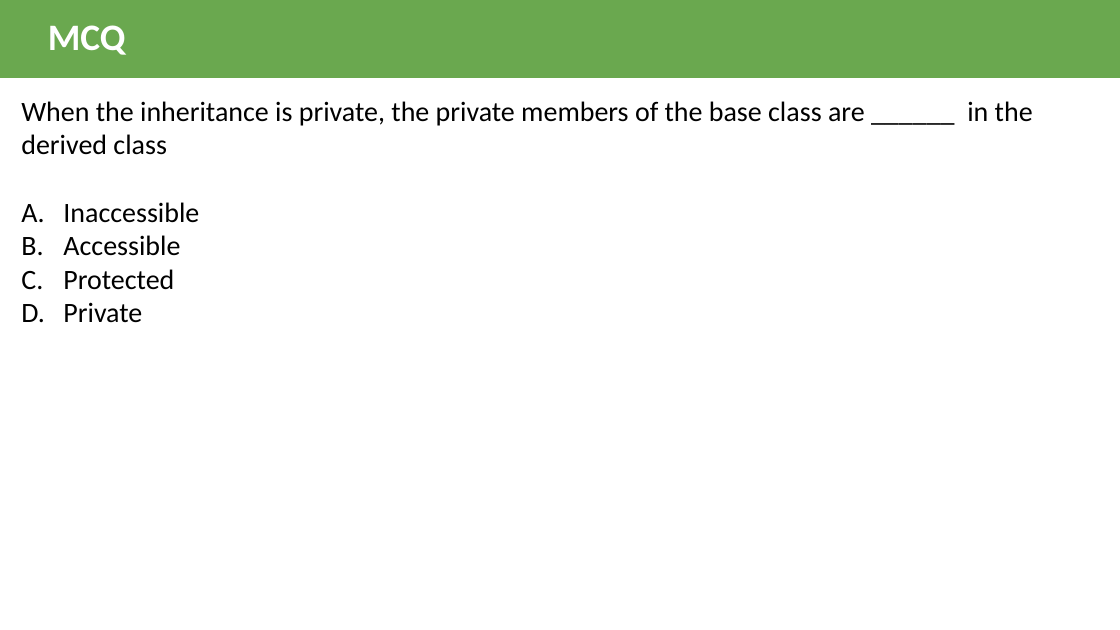
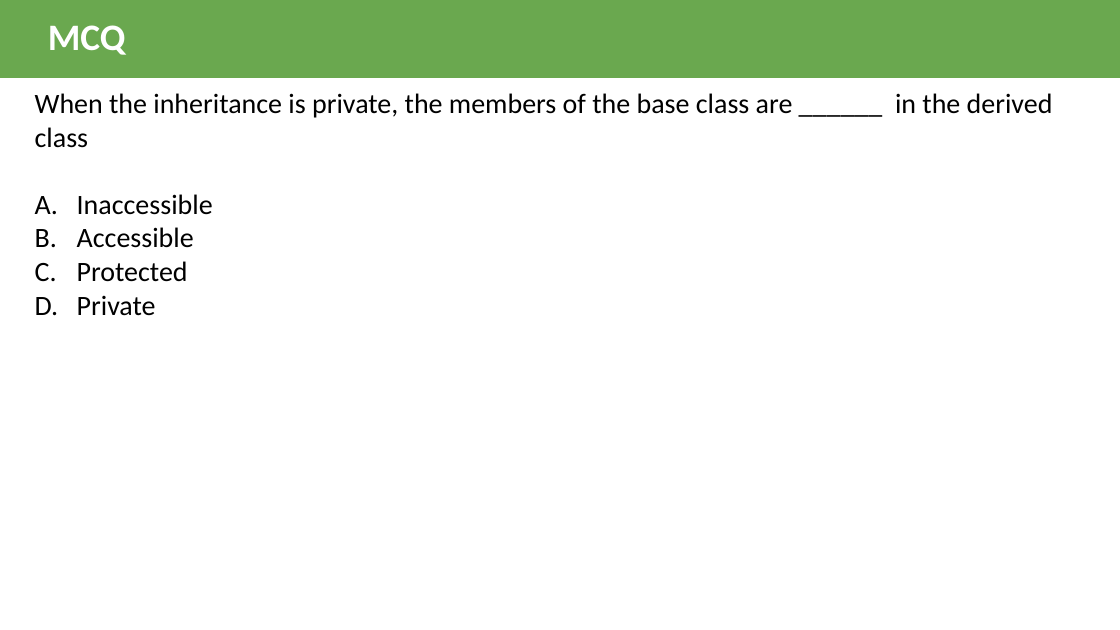
Before and after one commit to KartavyaKothari/ckb2-cpp, a slide deck: slide 31 of Slides/Lec8.pptx. Drawn at 1120x630 pixels with LibreOffice and Linux fonts; fonts in the diff are those of the drawing. Boxes give left, top, right and bottom in pixels: in the first picture for what was removed or moved away, otherwise in the second. Text is boxed around its words. In the diff, an @@ line names an element or a change of style, - is before the commit and + after.

```diff
--- a/Slides/Lec8.pptx
+++ b/Slides/Lec8.pptx
@@ text "When the inheritance is private, ...": place and size @@
-text "When the inheritance is private, ..." at (21, 101, 1033, 323)
+text "When the inheritance is private, ..." at (35, 93, 1053, 316)
@@ text at (35, 93, 1053, 148): text changed @@
-When the inheritance is private, the private members of the base class are ______ in the derived class
+When the inheritance is private, the members of the base class are ______ in the derived class
```
Also in this commit, not shown: 7 other files.
